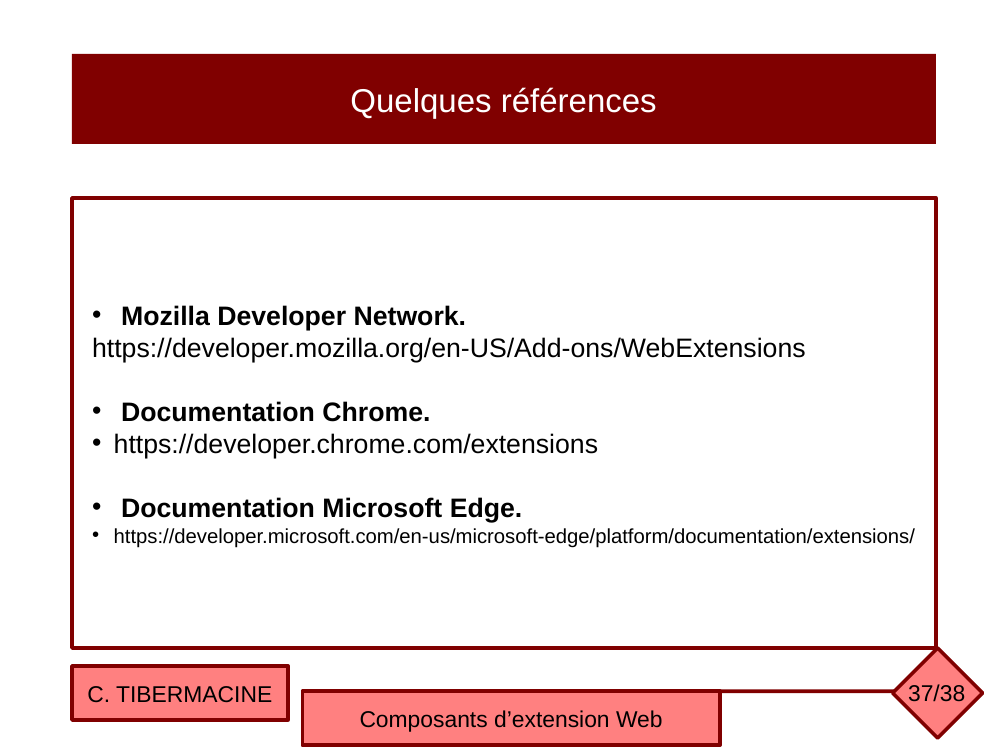
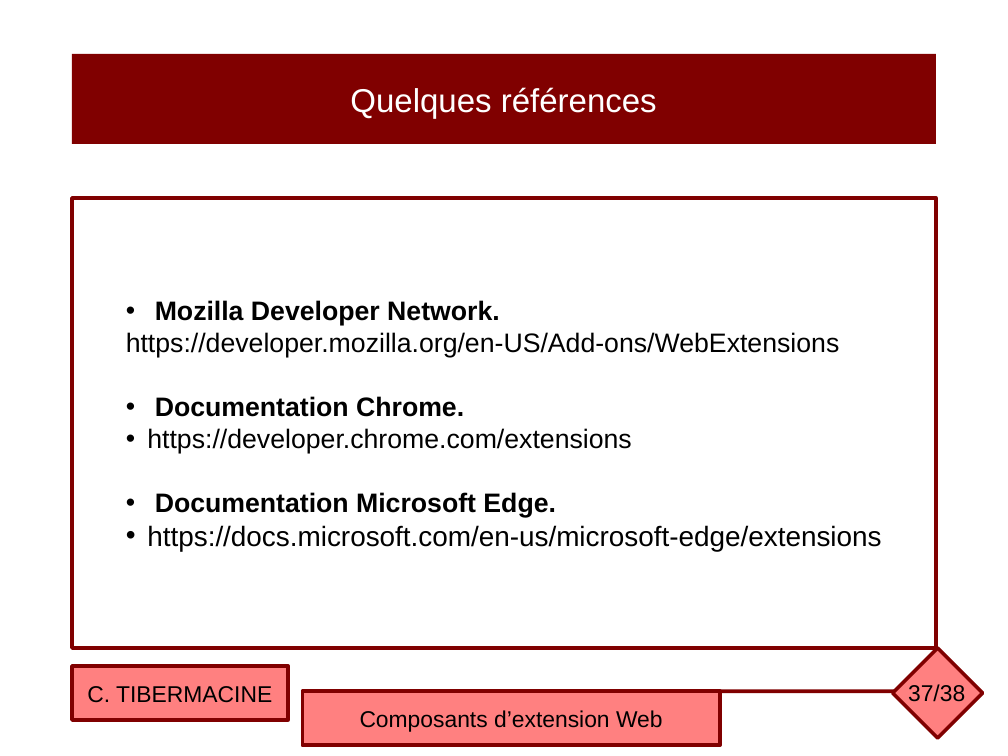
Before and after one commit to ctiber/composants, a slide deck: slide 37 of cours/cours5.odp. Drawn at 1008x756 pixels with LibreOffice and Linux fonts; fonts in the diff are those of the drawing. Boxes give left, top, right and bottom in pixels: in the first picture for what was removed or moved away, otherwise in the second. Text is boxed around its words. In the diff, an @@ line names an element or a change of style, - is before the commit and + after.

```diff
--- a/cours/cours5.odp
+++ b/cours/cours5.odp
@@ text in rectangle at <box>147,525,881,551</box>: text changed; size 16 to 22 pt @@
-• https://developer.microsoft.com/en-us/microsoft-edge/platform/documentation/extensions/
+• https://docs.microsoft.com/en-us/microsoft-edge/extensions
```
Also in this commit, not shown: 10 other slides changed, 1 other file.
